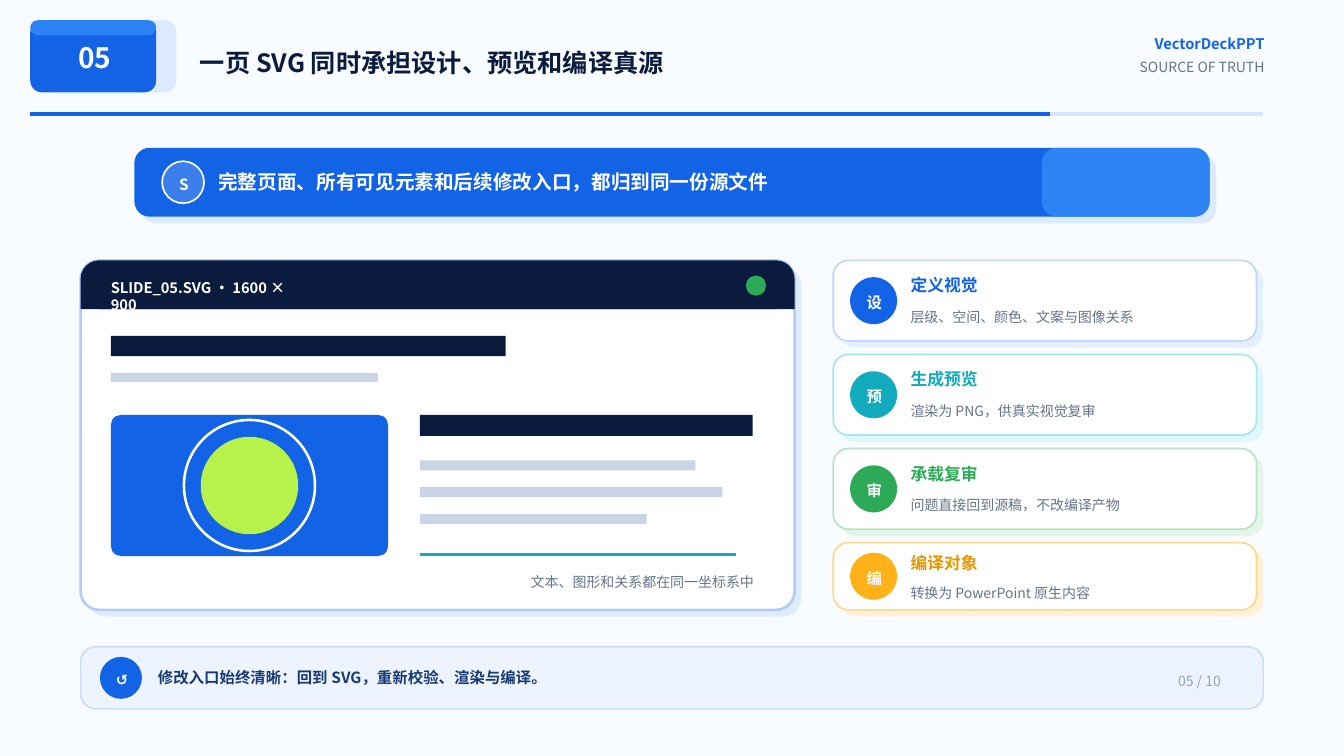
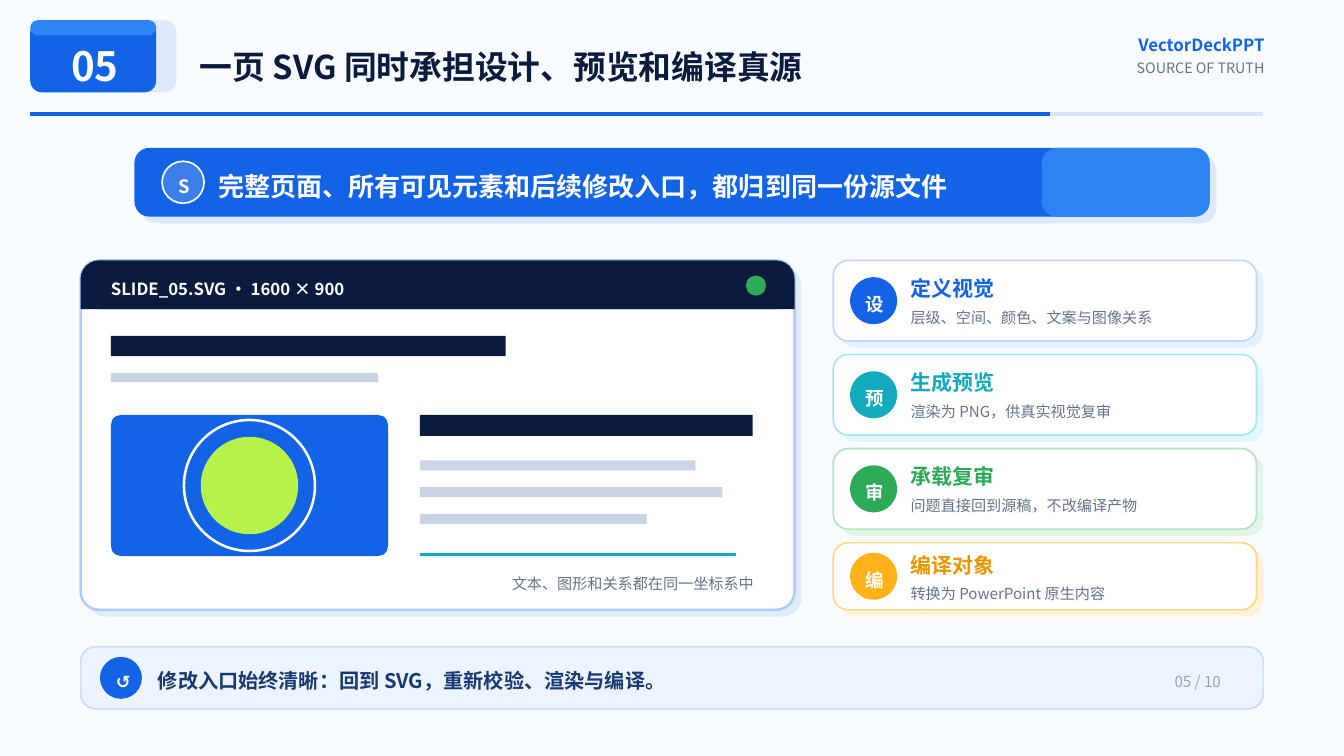
Before and after one commit to AaaBinfinity/VectorDeckPPT, a slide deck: slide 5 of examples/project-intro-deck/project-intro.pptx. Drawn at 1344x756 pixels with LibreOffice and Linux fonts; fonts in the diff are those of the drawing. Boxes give left, top, right and bottom in pixels: in the first picture for what was removed or moved away, otherwise in the second. Text is boxed around its words. In the diff, an @@ line names an element or a change of style, - is before the commit and + after.

Commit message:
feat(release): prepare VectorDeckPPT v1.1.0
Improve staged deck approvals, compiler fidelity, path safety, documentation, examples, dependency installation, and automated GitHub release publishing.

```diff
--- a/examples/project-intro-deck/project-intro.pptx
+++ b/examples/project-intro-deck/project-intro.pptx
@@ text "05": place and size @@
-text "05" at (78,47,111,69)
+text "05" at (71,50,119,82)
@@ text "05" at (71,50,119,82): size 20 to 28.8 pt @@
@@ text "一页 SVG 同时承担设计、预览和编译真源" at (200,51,803,82): size 18 to 23.4 pt @@
@@ text "SOURCE OF TRUTH" at (1137,62,1265,73): size 10 to 10.2 pt @@
@@ text "VectorDeckPPT": place and size @@
-text "VectorDeckPPT" at (1155,37,1265,49)
+text "VectorDeckPPT" at (1138,37,1264,52)
@@ text "VectorDeckPPT" at (1138,37,1264,52): size 10.5 to 12 pt @@
@@ size 11 to 13.2 pt in 5 elements at (865,483,883,501), (865,390,883,407), (865,568,883,593), (865,295,883,313), (178,179,190,194) @@
@@ text "完整页面、所有可见元素和后续修改入口，都归到同一份源文件" at (218,173,947,200): size 14 to 18.6 pt @@
@@ text "SLIDE_05.SVG · 1600 × 900" at (111,282,345,298): size 10.5 to 12 pt @@
@@ size 12 to 15 pt in 4 elements at (911,278,995,298), (911,372,995,392), (911,466,995,486), (911,555,995,575) @@
@@ text "文本、图形和关系都在同一坐标系中": place and size @@
-text "文本、图形和关系都在同一坐标系中" at (531,575,754,588)
+text "文本、图形和关系都在同一坐标系中" at (512,576,754,590)
@@ text "↺" at (116,671,127,693): size 10.5 to 12.6 pt @@
@@ text "修改入口始终清晰：回到 SVG，重新校验、渲染与编译。" at (158,670,665,691): size 11 to 14.4 pt @@
@@ size 10 to 10.8 pt in 6 elements at (911,404,1111,419), (512,576,754,590), (911,498,1138,513), (911,310,1153,324), (911,586,1105,600), (1175,676,1221,687) @@
```
Also in this commit, not shown: 9 other slides changed, 38 other files.
